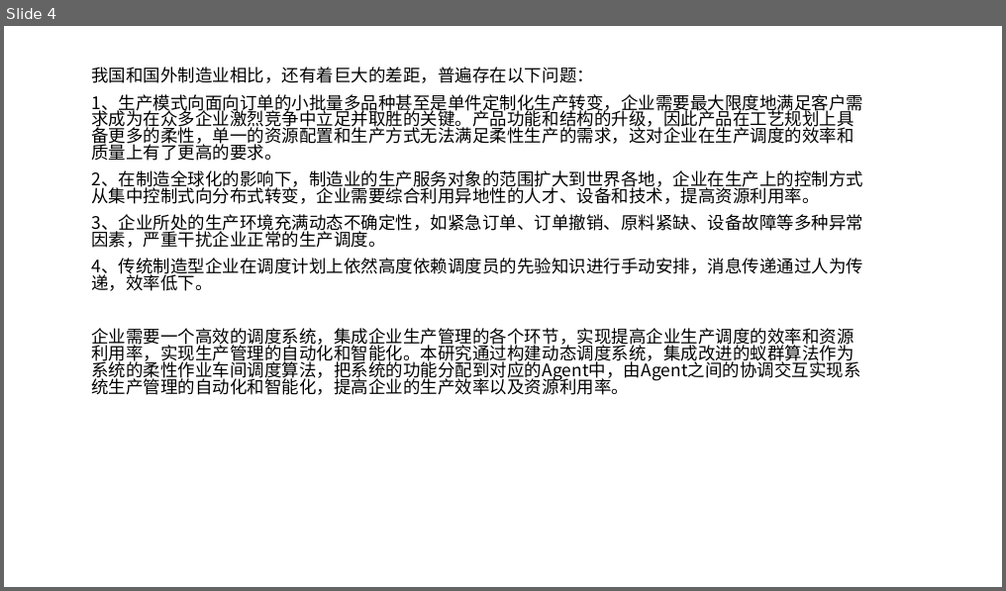
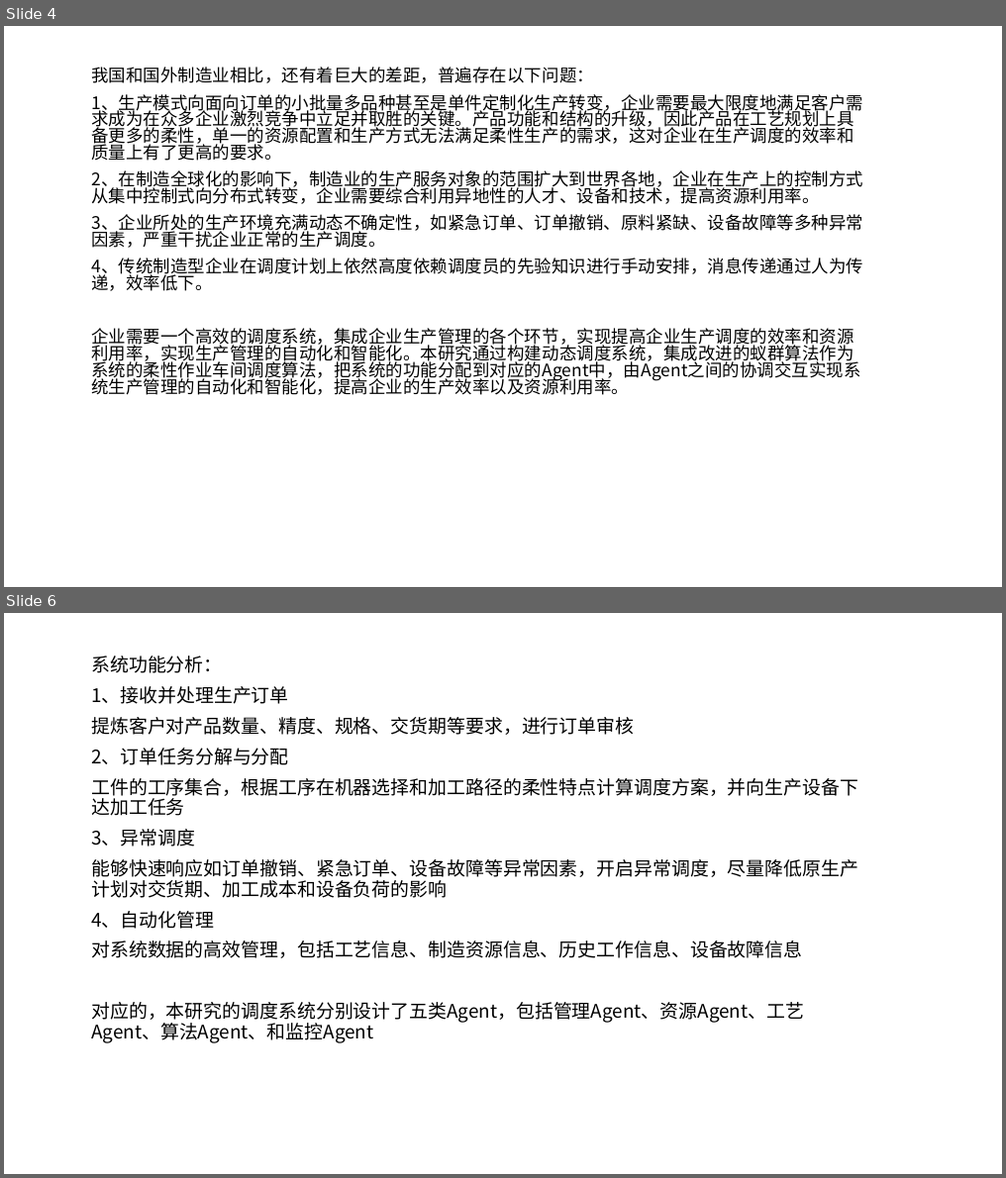
Before and after one commit to WeileLiang/FinalPro, a slide deck: 毕业答辩PPT/新建 Microsoft PowerPoint 演示文稿.pptx. Shown one above the other, each under a label of ours: slide 4 before the commit, slides 4 and 6 after it; the slides between them are not shown. The pictures are 1006x591 and 1006x1178 pixels, drawn with LibreOffice and Linux fonts; fonts in the diff are those of the drawing. Boxes give left, top, right and bottom in pixels: in the first picture for what was removed or moved away, otherwise in the second. Text is boxed around its words. In the diff, an @@ line names an element or a change of style, - is before the commit and + after.

```diff
--- a/毕业答辩PPT/新建 Microsoft PowerPoint 演示文稿.pptx
+++ b/毕业答辩PPT/新建 Microsoft PowerPoint 演示文稿.pptx
@@ slide 6 added at (4, 613, 1002, 1174), background #FFFFFF @@
@@ subtitle added at (91, 656, 858, 1024), 18 pt, text #000000 @@
+系统功能分析：
+1、接收并处理生产订单
+提炼客户对产品数量、精度、规格、交货期等要求，进行订单审核
+2、订单任务分解与分配
+工件的工序集合，根据工序在机器选择和加工路径的柔性特点计算调度方案，并向生产设备下达加工任务
+3、异常调度
+能够快速响应如订单撤销、紧急订单、设备故障等异常因素，开启异常调度，尽量降低原生产计划对交货期、加工成本和设备负荷的影响
+4、自动化管理
+对系统数据的高效管理，包括工艺信息、制造资源信息、历史工作信息、设备故障信息
+对应的，本研究的调度系统分别设计了五类Agent，包括管理Agent、资源Agent、工艺Agent、算法Agent、和监控Agent
```
Also in this commit, not shown: 26 other slides added, 1 slide removed, 30 other files.
